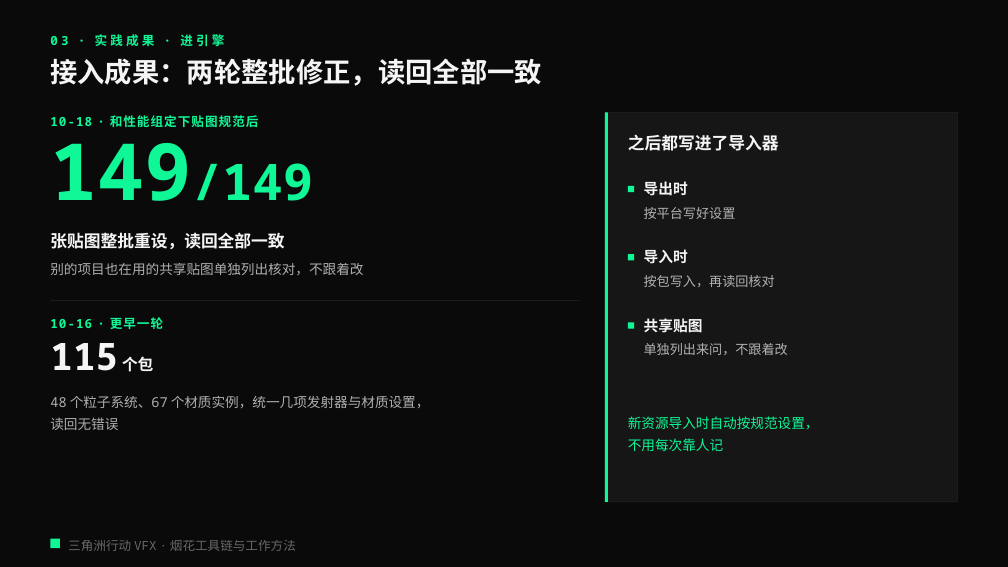
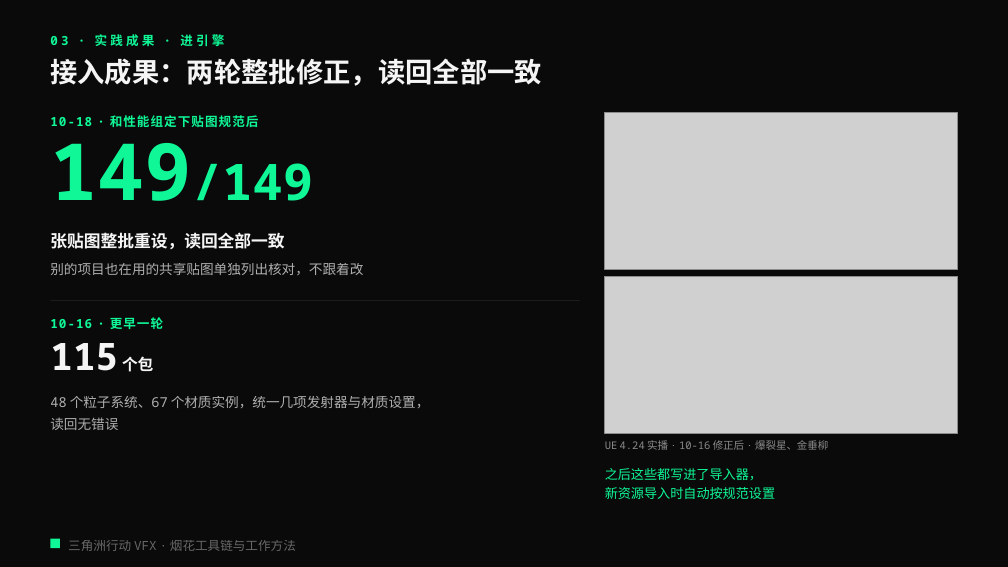
Before and after one commit to loccmaiii-lang/FireWorksLab, a slide deck: slide 15 of 协作/提示词/分享PPT交接_2026-10-29/第三版交付/烟花秀AI全流程_第三版.pptx. Drawn at 1008x567 pixels with LibreOffice and Linux fonts; fonts in the diff are those of the drawing; grey boxes stand for pictures. Boxes give left, top, right and bottom in pixels: in the first picture for what was removed or moved away, otherwise in the second. Text is boxed around its words. In the diff, an @@ line names an element or a change of style, - is before the commit and + after.

```diff
--- a/协作/提示词/分享PPT交接_2026-10-29/第三版交付/烟花秀AI全流程_第三版.pptx
+++ b/协作/提示词/分享PPT交接_2026-10-29/第三版交付/烟花秀AI全流程_第三版.pptx
@@ rectangle removed at <box>605,113,958,502</box> @@
@@ rectangle removed at <box>605,113,608,502</box> @@
@@ picture added at <box>605,113,958,270</box> @@
@@ text removed at <box>628,135,779,151</box> @@
-之后都写进了导入器
@@ rectangle removed at <box>628,186,634,192</box> @@
@@ text removed at <box>644,181,688,196</box> @@
-导出时
@@ text removed at <box>644,207,736,219</box> @@
-按平台写好设置
@@ rectangle removed at <box>628,254,634,260</box> @@
@@ text removed at <box>644,249,688,264</box> @@
-导入时
@@ picture added at <box>605,276,958,433</box> @@
@@ text removed at <box>644,275,775,287</box> @@
-按包写入，再读回核对
@@ rectangle removed at <box>628,322,634,328</box> @@
@@ text removed at <box>644,318,703,332</box> @@
-共享贴图
@@ text removed at <box>644,343,788,355</box> @@
-单独列出来问，不跟着改
@@ text added at <box>605,440,828,450</box>, 10 pt, text #F5F5F5 at 55% opacity @@
+UE 4.24 实播 · 10-16 修正后 · 爆裂星、金垂柳
@@ text at <box>605,468,775,499</box>: text changed; size 13 to 12.5 pt @@
-新资源导入时自动按规范设置，
-不用每次靠人记
+之后这些都写进了导入器，
+新资源导入时自动按规范设置
```
Also in this commit, not shown: 3 other slides changed, 13 other files.
